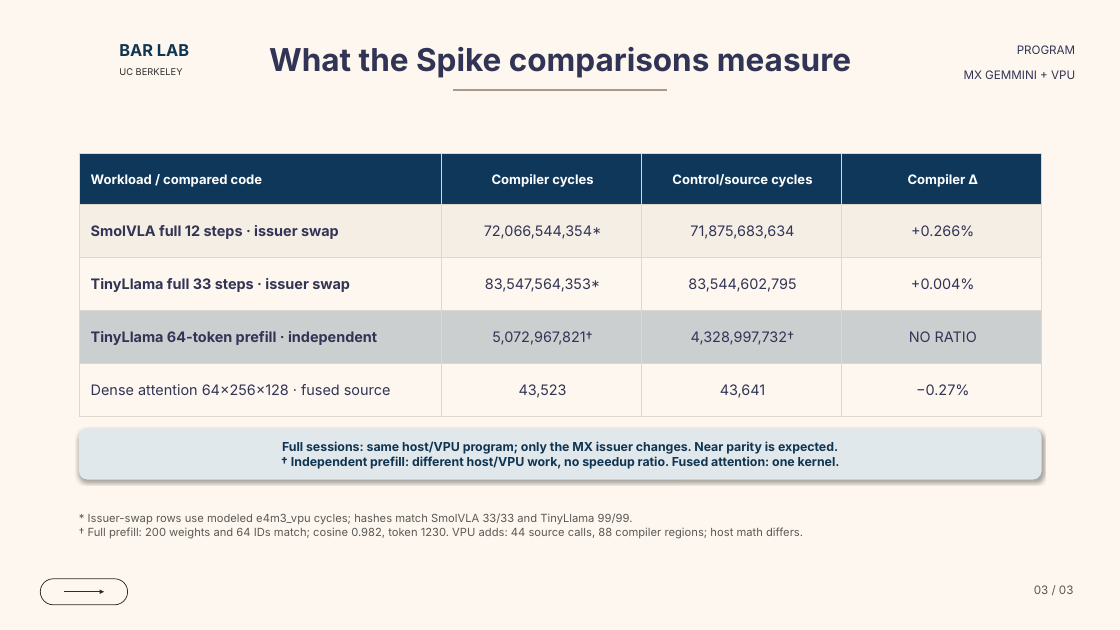
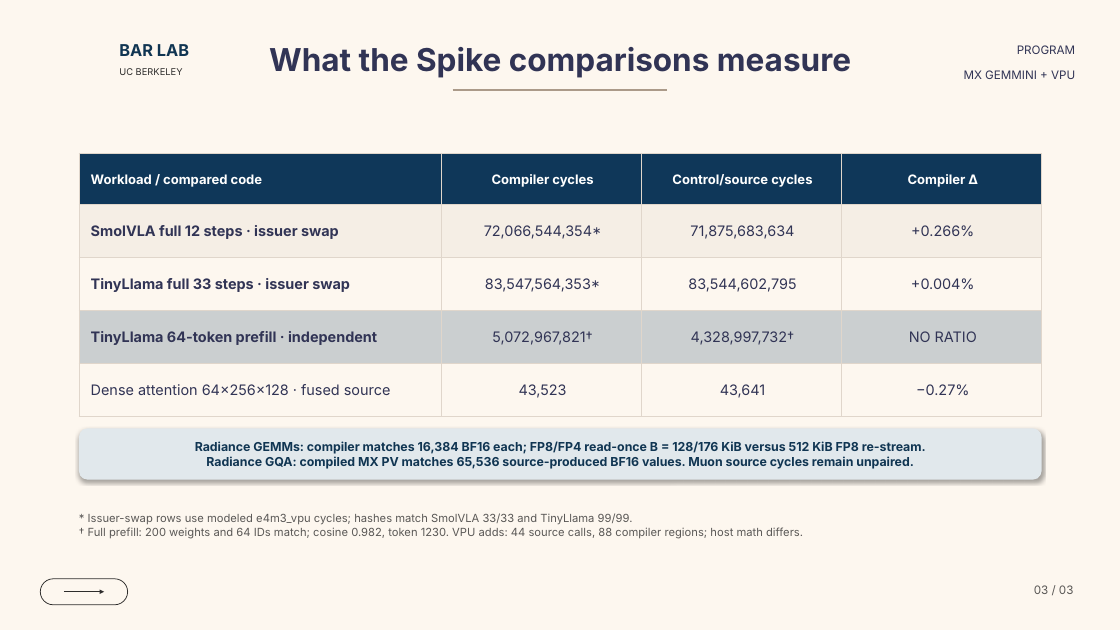
Before and after one commit to ucb-bar/mx-gemmini-mlir, a slide deck: slide 3 of docs/presentations/mx_gemmini_dialect_overview.pptx. Drawn at 1120x630 pixels with LibreOffice and Linux fonts; fonts in the diff are those of the drawing; background and template pictures are left out. Boxes give left, top, right and bottom in pixels: in the first picture for what was removed or moved away, otherwise in the second. Text is boxed around its words. In the diff, an @@ line names an element or a change of style, - is before the commit and + after.

Commit message:
Document Radiance MX kernel controls in slides

```diff
--- a/docs/presentations/mx_gemmini_dialect_overview.pptx
+++ b/docs/presentations/mx_gemmini_dialect_overview.pptx
@@ text in rounded rectangle at box(195, 441, 926, 469): text changed @@
-Full sessions: same host/VPU program; only the MX issuer changes. Near parity is expected.
-† Independent prefill: different host/VPU work, no speedup ratio. Fused attention: one kernel.
+Radiance GEMMs: compiler matches 16,384 BF16 each; FP8/FP4 read-once B = 128/176 KiB versus 512 KiB FP8 re-stream.
+Radiance GQA: compiled MX PV matches 65,536 source-produced BF16 values. Muon source cycles remain unpaired.
```
Also in this commit, not shown: 1 other slide changed, 5 other files.
